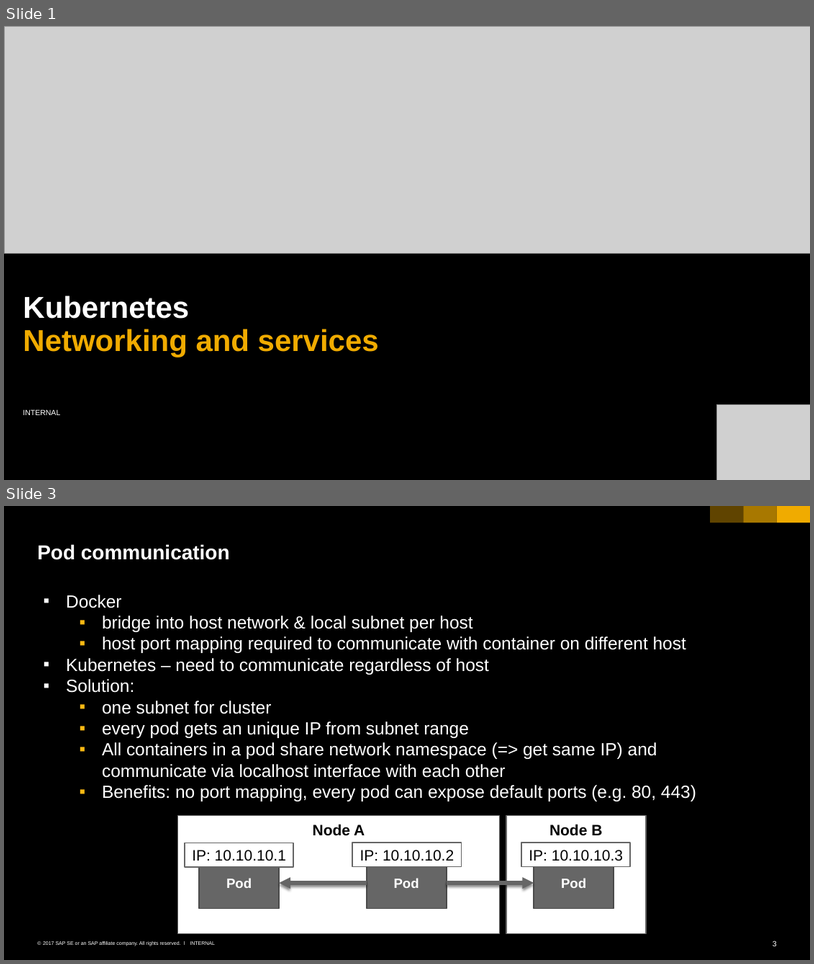
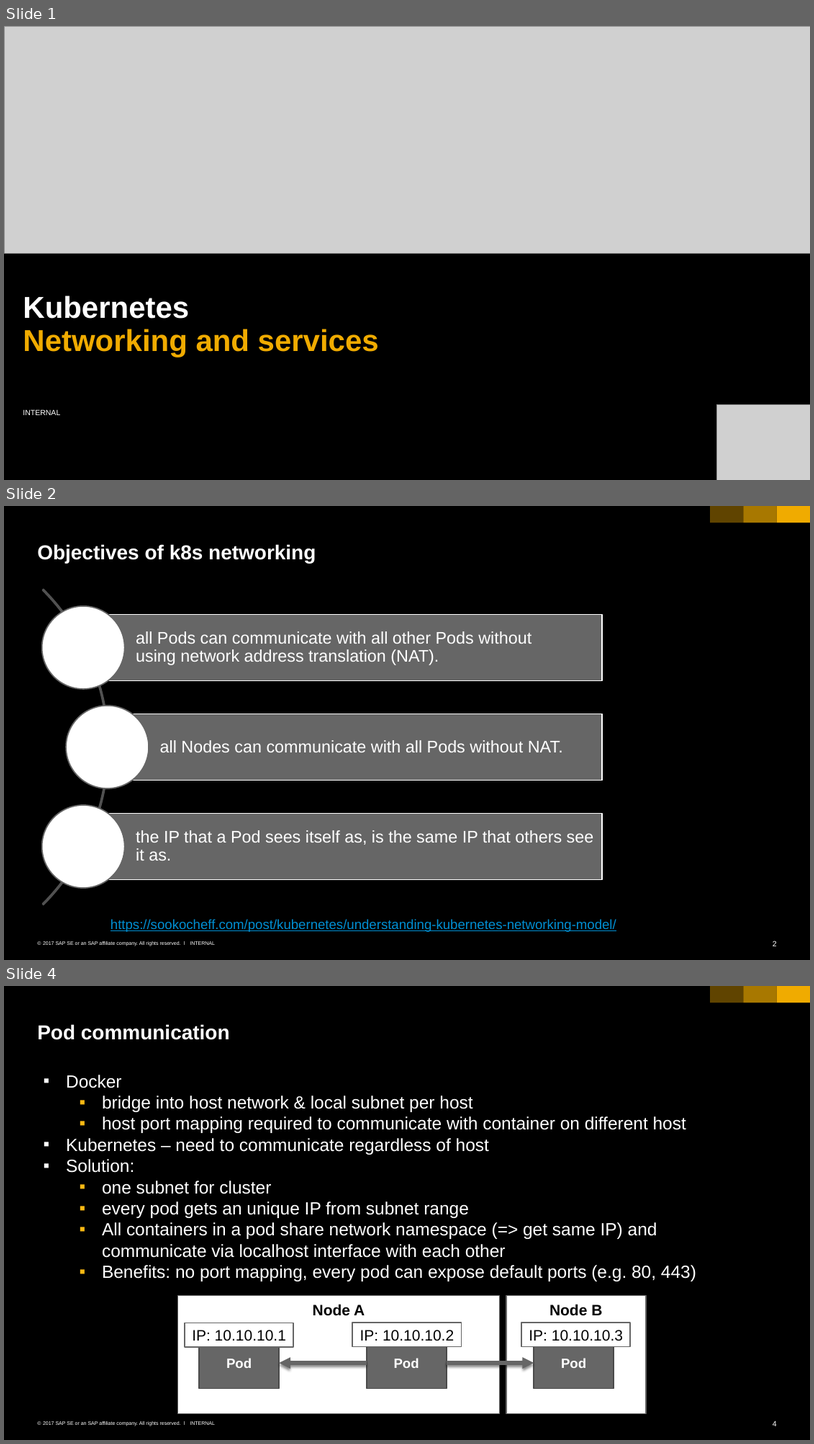
Before and after one commit to cuijiyao01/docker-k8s-training, a slide deck: kubernetes/04_networking_services.pptx. Shown one above the other, each under a label of ours: slides 1 and 3 before the commit, slides 1, 2 and 4 after it; the slides between them are not shown. The pictures are 814x964 and 814x1444 pixels, drawn with LibreOffice and Linux fonts; fonts in the diff are those of the drawing; grey boxes stand for pictures; background and template pictures are left out. Boxes give left, top, right and bottom in pixels: in the first picture for what was removed or moved away, otherwise in the second. Text is boxed around its words. In the diff, an @@ line names an element or a change of style, - is before the commit and + after.

Commit message:
reworked networking objectives & scenarios

```diff
--- a/kubernetes/04_networking_services.pptx
+++ b/kubernetes/04_networking_services.pptx
@@ slide 2 added at [4, 506, 810, 960], background #000000; not listed: 6 template elements that a slide beside it also shows @@
@@ title added at [37, 544, 316, 563], 24 pt, text #FFFFFF, bold @@
+Objectives of k8s networking
@@ group added at [4, 523, 602, 960]: 3 rectangles, 3 texts, 3 ellipses, 1 arch (boxed as its full ring) @@
+all Pods can communicate with all other Pods without using network address translation (NAT).
+all Nodes can communicate with all Pods without NAT.
+the IP that a Pod sees itself as, is the same IP that others see it as.
@@ text added at [111, 919, 617, 932], 16 pt, text #008FD3, underline @@
+https://sookocheff.com/post/kubernetes/understanding-kubernetes-networking-model/
@@ what was slide 3 is now slide 4 @@
@@ page number at [773, 1420, 777, 1426]: text changed @@
-3
+4
```
Also in this commit, not shown: 2 slides changed, 1 other slide added, 1 slide removed.
